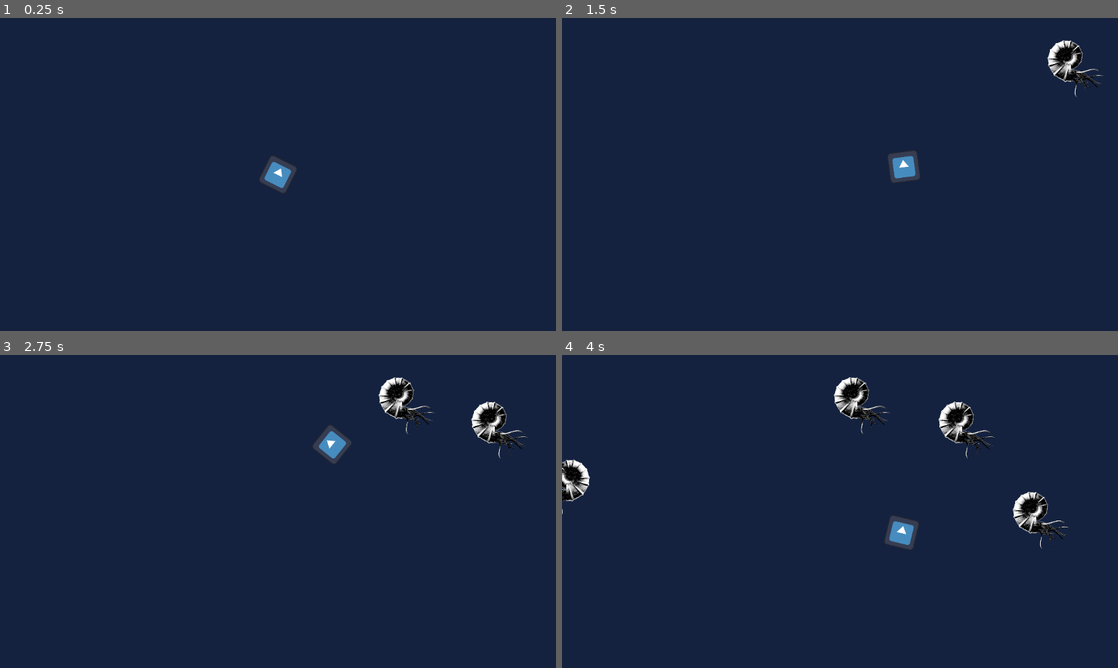
Above: before the commit, frames 1-4 (two rows, left to right).
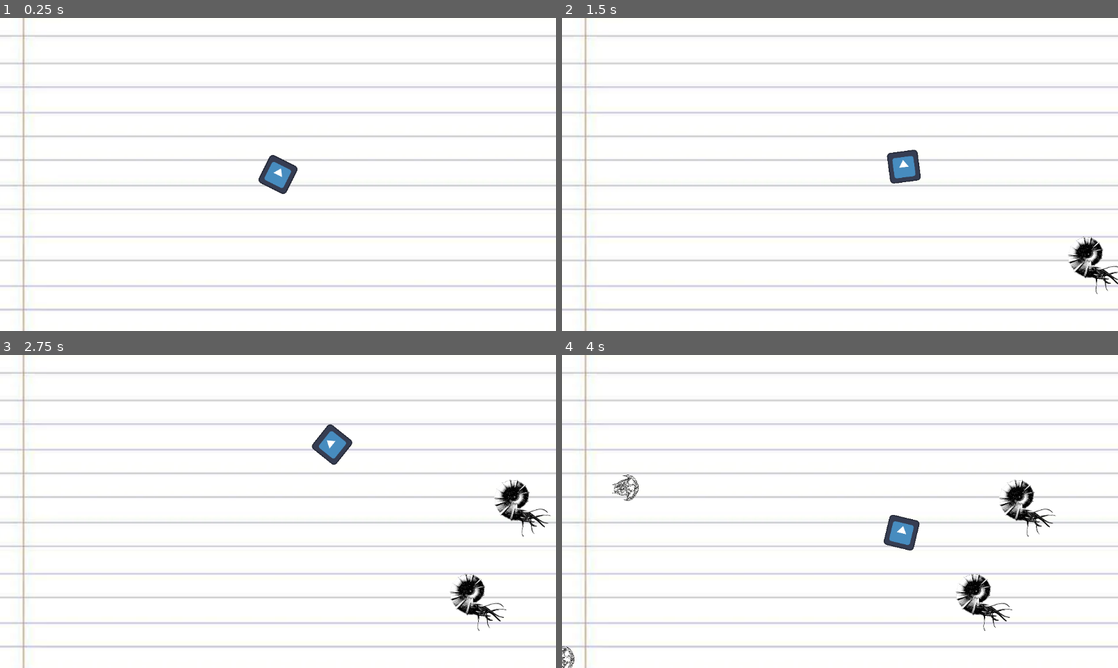
Above: after the commit, the same moments.

Repository: M1rceaDogaru/gwj-83
Game: Godot game, scene res://map/map.tscn
Same seed, same stepped clock (60 frames per second), same inputs: the game is played once before the commit and once after it. The engine's default icon, where the game draws it, is replaced by a stand-in: a white triangle on a blue panel in a dark square.
Inputs (mouse positions are in pixels of both pictures, inside the frame that each line leads up to):
- Up to frame 1 (0.25 s): no input
- Up to frame 2 (1.5 s): tap Enter at 0.5 s; move the mouse to (962, 158) at 0.52 s; move the mouse to (728, 190) at 1.27 s
- Up to frame 3 (2.75 s): move the mouse to (333, 442) at 2.02 s
- Up to frame 4 (4 s): move the mouse to (812, 574) at 2.77 s; move the mouse to (1006, 558) at 3.52 s

The runs differ from the first frame. In frame 1, 99% of the frame differs, in the area x 0-100%, y 0-100%; in frame 2, 99%; in frame 3, 99%; in frame 4, 99%.

Commit message:
Add trilobite and background

Diff:
--- a/src/map/map.gd
+++ b/src/map/map.gd
@@ -1,13 +1,15 @@
 extends Node2D
 
-@export var mob_scene: PackedScene
+@export var trilobite_mob_scene: PackedScene
+@export var ammonite_mob_scene: PackedScene
 
 func _ready():
 	$MobTimer.start()
 
 func _on_mob_timer_timeout():
 	# Create a new instance of the Mob scene.
-	var mob = mob_scene.instantiate()
+	var mob_type = randi() % 2 == 0
+	var mob = trilobite_mob_scene.instantiate() if mob_type else ammonite_mob_scene.instantiate()
 
 	var spawn_from_left = randi() % 2 == 0
 	var mob_spawn_location
--- a/src/map/map.tscn
+++ b/src/map/map.tscn
@@ -1,8 +1,10 @@
-[gd_scene load_steps=7 format=3 uid="uid://c0680mc4c6jv2"]
+[gd_scene load_steps=9 format=3 uid="uid://c0680mc4c6jv2"]
 
 [ext_resource type="Script" uid="uid://critvh0h1jdov" path="res://map/map.gd" id="1_a0dt8"]
 [ext_resource type="PackedScene" uid="uid://10in5msak4tb" path="res://player/player.tscn" id="1_hgrid"]
-[ext_resource type="PackedScene" uid="uid://bdadbajuxcg81" path="res://mobs/test_mob_1.tscn" id="2_4hjbm"]
+[ext_resource type="PackedScene" uid="uid://bdadbajuxcg81" path="res://mobs/ammonite.tscn" id="2_4hjbm"]
+[ext_resource type="PackedScene" uid="uid://b3rx4xd54ocg8" path="res://mobs/trilobite.tscn" id="2_kffv2"]
+[ext_resource type="Texture2D" uid="uid://daw7fyyhiwsol" path="res://sprites/Background/Notebook.webp" id="4_lgq1i"]
 
 [sub_resource type="Environment" id="Environment_beun2"]
 
@@ -20,13 +22,19 @@
 
 [node name="Map" type="Node2D"]
 script = ExtResource("1_a0dt8")
-mob_scene = ExtResource("2_4hjbm")
+trilobite_mob_scene = ExtResource("2_kffv2")
+ammonite_mob_scene = ExtResource("2_4hjbm")
 
 [node name="WorldEnvironment" type="WorldEnvironment" parent="."]
 environment = SubResource("Environment_beun2")
 
 [node name="Camera2D" type="Camera2D" parent="."]
 zoom = Vector2(0.5, 0.5)
+
+[node name="Background" type="Sprite2D" parent="."]
+z_index = -100
+scale = Vector2(3, 3)
+texture = ExtResource("4_lgq1i")
 
 [node name="Player" parent="." instance=ExtResource("1_hgrid")]
 
--- /dev/null
+++ b/src/mobs/ammonite.tscn
@@ -0,0 +1,26 @@
+[gd_scene load_steps=4 format=3 uid="uid://bdadbajuxcg81"]
+
+[ext_resource type="Script" uid="uid://2n3hm0u2xsmq" path="res://mobs/ammonite.gd" id="1_fvhut"]
+[ext_resource type="Texture2D" uid="uid://bweia6xghxn1v" path="res://sprites/mobs/ammonite.png" id="2_fvhut"]
+
+[sub_resource type="CircleShape2D" id="CircleShape2D_fvhut"]
+
+[node name="Area2D" type="Area2D"]
+script = ExtResource("1_fvhut")
+metadata/_edit_group_ = true
+metadata/IsFacingRight = true
+
+[node name="Sprite2D" type="Sprite2D" parent="."]
+scale = Vector2(0.6, 0.6)
+texture = ExtResource("2_fvhut")
+
+[node name="VisibleOnScreenNotifier2D" type="VisibleOnScreenNotifier2D" parent="."]
+rect = Rect2(-30, -30, 60, 60)
+
+[node name="CollisionShape2D" type="CollisionShape2D" parent="."]
+scale = Vector2(9, 9)
+shape = SubResource("CircleShape2D_fvhut")
+
+[connection signal="area_entered" from="." to="." method="_on_area_entered"]
+[connection signal="body_entered" from="." to="." method="_on_body_entered"]
+[connection signal="screen_exited" from="VisibleOnScreenNotifier2D" to="." method="_on_visible_on_screen_notifier_2d_screen_exited"]
--- /dev/null
+++ b/src/mobs/trilobite.gd
@@ -0,0 +1,22 @@
+extends Area2D
+
+var velocity
+
+func _ready() -> void:
+	velocity = Vector2(randf_range(2.0, 4.0), 0.0)
+
+	var is_facing_right = get_meta("IsFacingRight")
+	velocity = velocity if is_facing_right else velocity * -1
+	$Sprite2D.flip_h = !is_facing_right
+
+func _process(delta: float) -> void:
+	transform.origin += velocity
+
+func _on_visible_on_screen_notifier_2d_screen_exited():
+	queue_free()
+
+func _on_area_entered(area: Area2D) -> void:
+	print(area.name)
+
+func _on_body_entered(body: Node2D) -> void:
+	print(body.name)
--- a/src/mobs/test_mob_1.tscn
+++ b/src/mobs/trilobite.tscn
@@ -1,24 +1,24 @@
-[gd_scene load_steps=4 format=3 uid="uid://bdadbajuxcg81"]
+[gd_scene load_steps=4 format=3 uid="uid://b3rx4xd54ocg8"]
 
-[ext_resource type="Script" uid="uid://2n3hm0u2xsmq" path="res://mobs/test_mob_1.gd" id="1_fvhut"]
-[ext_resource type="Texture2D" uid="uid://bweia6xghxn1v" path="res://sprites/mobs/ammonite.png" id="2_fvhut"]
+[ext_resource type="Script" uid="uid://2n3hm0u2xsmq" path="res://mobs/ammonite.gd" id="1_fnib4"]
+[ext_resource type="Texture2D" uid="uid://c2r1fo611hls5" path="res://sprites/mobs/trilobite.png" id="2_2fp7f"]
 
 [sub_resource type="CircleShape2D" id="CircleShape2D_fvhut"]
 
 [node name="Area2D" type="Area2D"]
-script = ExtResource("1_fvhut")
+script = ExtResource("1_fnib4")
 metadata/_edit_group_ = true
 metadata/IsFacingRight = true
 
 [node name="Sprite2D" type="Sprite2D" parent="."]
-scale = Vector2(0.6, 0.6)
-texture = ExtResource("2_fvhut")
+scale = Vector2(0.25, 0.25)
+texture = ExtResource("2_2fp7f")
 
 [node name="VisibleOnScreenNotifier2D" type="VisibleOnScreenNotifier2D" parent="."]
 rect = Rect2(-30, -30, 60, 60)
 
 [node name="CollisionShape2D" type="CollisionShape2D" parent="."]
-scale = Vector2(9, 9)
+scale = Vector2(5, 5)
 shape = SubResource("CircleShape2D_fvhut")
 
 [connection signal="area_entered" from="." to="." method="_on_area_entered"]
--- a/src/player/player.tscn
+++ b/src/player/player.tscn
@@ -14,3 +14,5 @@
 
 [node name="CollisionShape2D" type="CollisionShape2D" parent="."]
 shape = SubResource("CircleShape2D_rkbax")
+
+[node name="MobTimer" type="Timer" parent="."]
Renamed: src/mobs/test_mob_1.gd -> src/mobs/ammonite.gd
Renamed: src/mobs/test_mob_1.gd.uid -> src/mobs/ammonite.gd.uid
Not shown, added: src/mobs/trilobite.gd.uid
Binary file added: src/sprites/Background/Notebook.webp
Not shown, added: src/sprites/Background/Notebook.webp.import
Binary file added: src/sprites/mobs/trilobite.png
Not shown, added: src/sprites/mobs/trilobite.png.import
